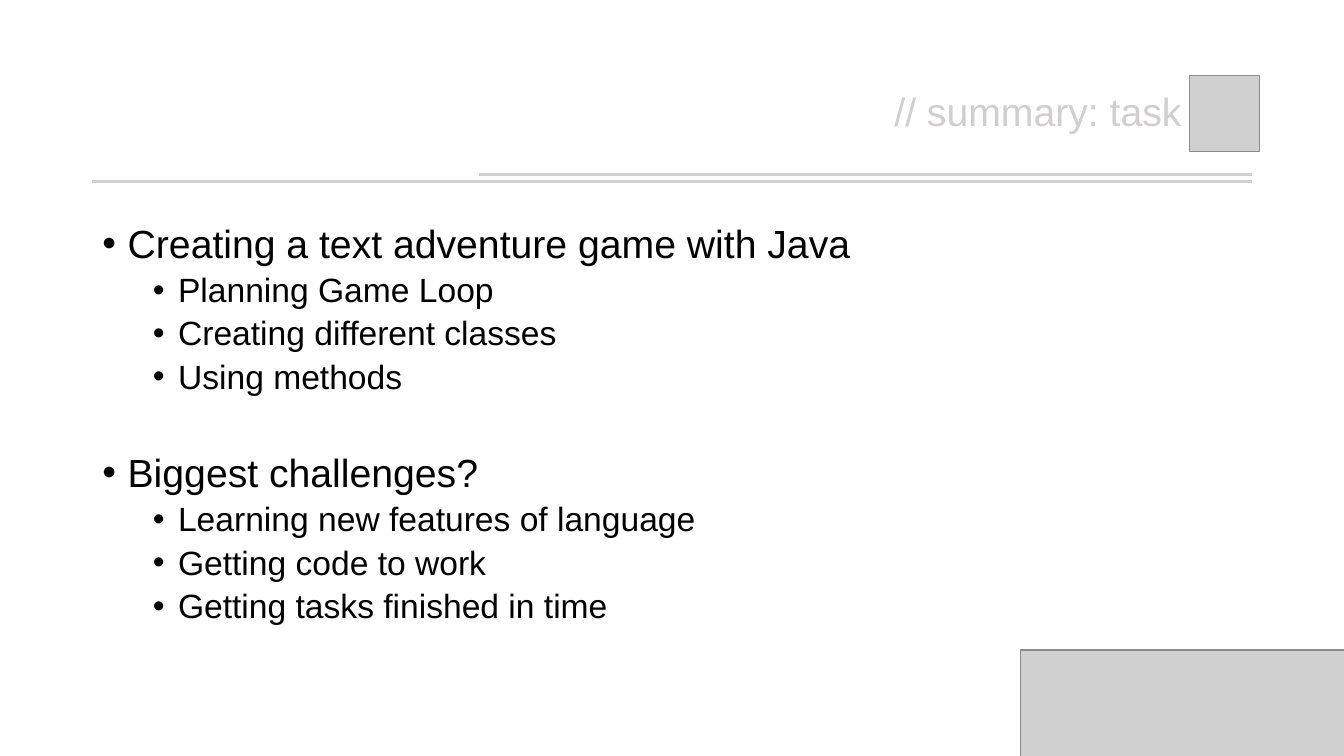
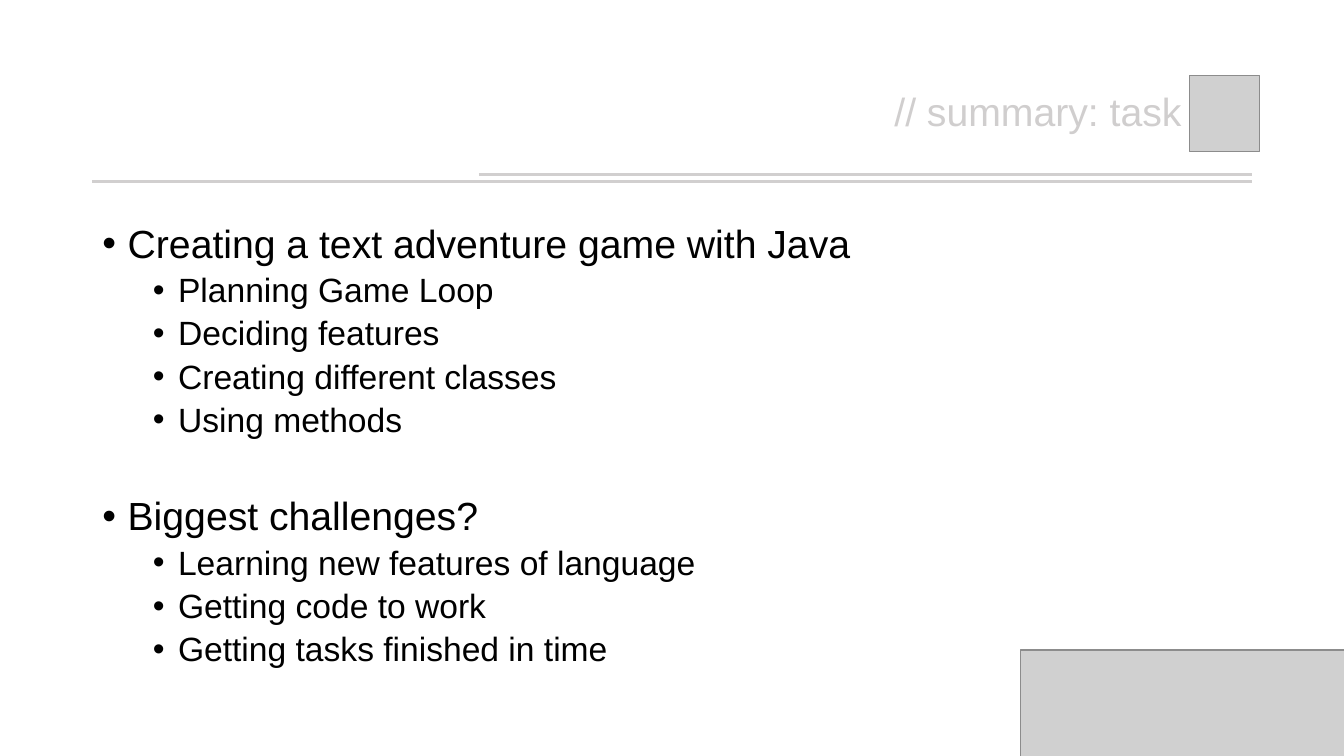
Before and after one commit to Shcoobz/mighty-text-adventure-java-Shcoobz, a slide deck: slide 3 of presentation/team_presentation_mightyTextAdventure.pptx. Drawn at 1344x756 pixels with LibreOffice and Linux fonts; fonts in the diff are those of the drawing; grey boxes stand for pictures. Boxes give left, top, right and bottom in pixels: in the first picture for what was removed or moved away, otherwise in the second. Text is boxed around its words. In the diff, an @@ line names an element or a change of style, - is before the commit and + after.

```diff
--- a/presentation/team_presentation_mightyTextAdventure.pptx
+++ b/presentation/team_presentation_mightyTextAdventure.pptx
@@ text at bbox=[178, 320, 439, 352]: paragraph added @@
+  • Deciding features
```
Also in this commit, not shown: 1 other slide changed.
